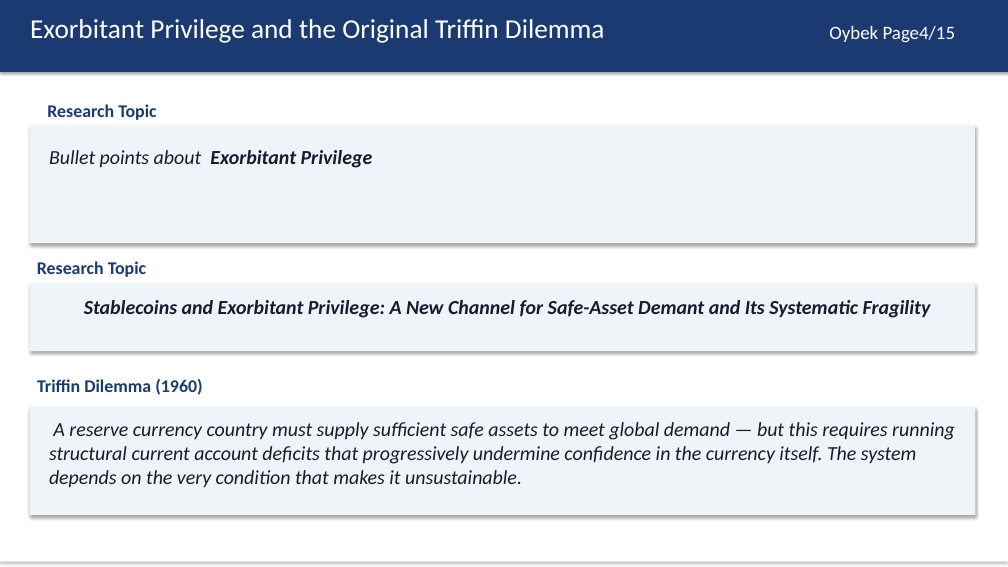
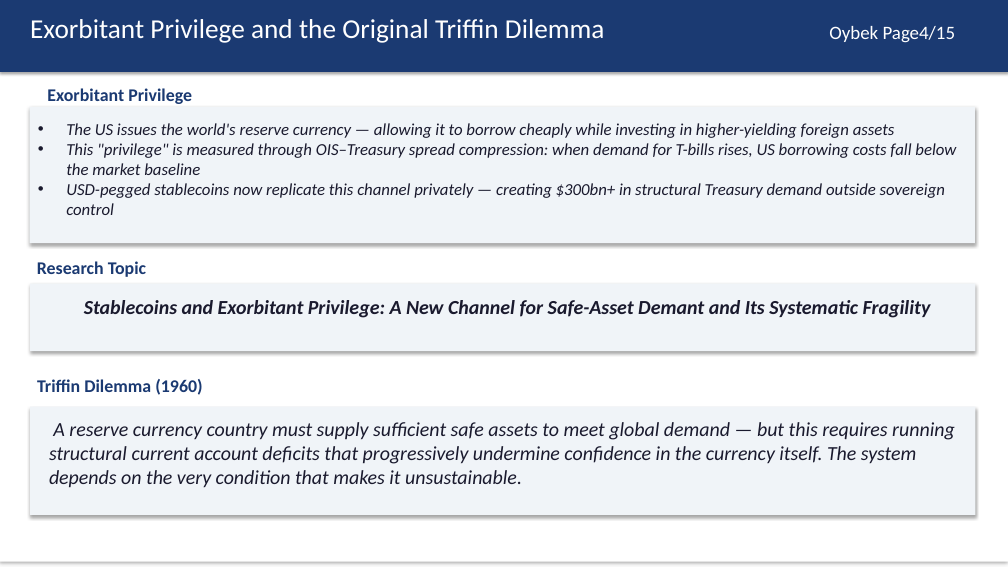
Before and after one commit to kimmireu0921/Stablecoins-and-the-Exorbitant-Privilege, a slide deck: slide 4 of FINAL_0512_Stablecoin_Exorbitant_Privilege.pptx. Drawn at 1008x567 pixels with LibreOffice and Linux fonts; fonts in the diff are those of the drawing. Boxes give left, top, right and bottom in pixels: in the first picture for what was removed or moved away, otherwise in the second. Text is boxed around its words. In the diff, an @@ line names an element or a change of style, - is before the commit and + after.

```diff
--- a/FINAL_0512_Stablecoin_Exorbitant_Privilege.pptx
+++ b/FINAL_0512_Stablecoin_Exorbitant_Privilege.pptx
@@ text at bbox=[47, 88, 192, 104]: text changed @@
-Research Topic
+Exorbitant Privilege
@@ rectangle: place and size @@
-rectangle at bbox=[29, 126, 975, 243]
+rectangle at bbox=[29, 107, 975, 243]
@@ text at bbox=[66, 123, 956, 215]: text changed; size 19 to 16 pt; bold off @@
-Bullet points about Exorbitant Privilege
+• The US issues the world's reserve currency — allowing it to borrow cheaply while investing in higher-yielding foreign assets
+• This "privilege" is measured through OIS–Treasury spread compression: when demand for T-bills rises, US borrowing costs fall below the market baseline
+• USD-pegged stablecoins now replicate this channel privately — creating $300bn+ in structural Treasury demand outside sovereign control
```
Also in this commit, not shown: 1 other file.
